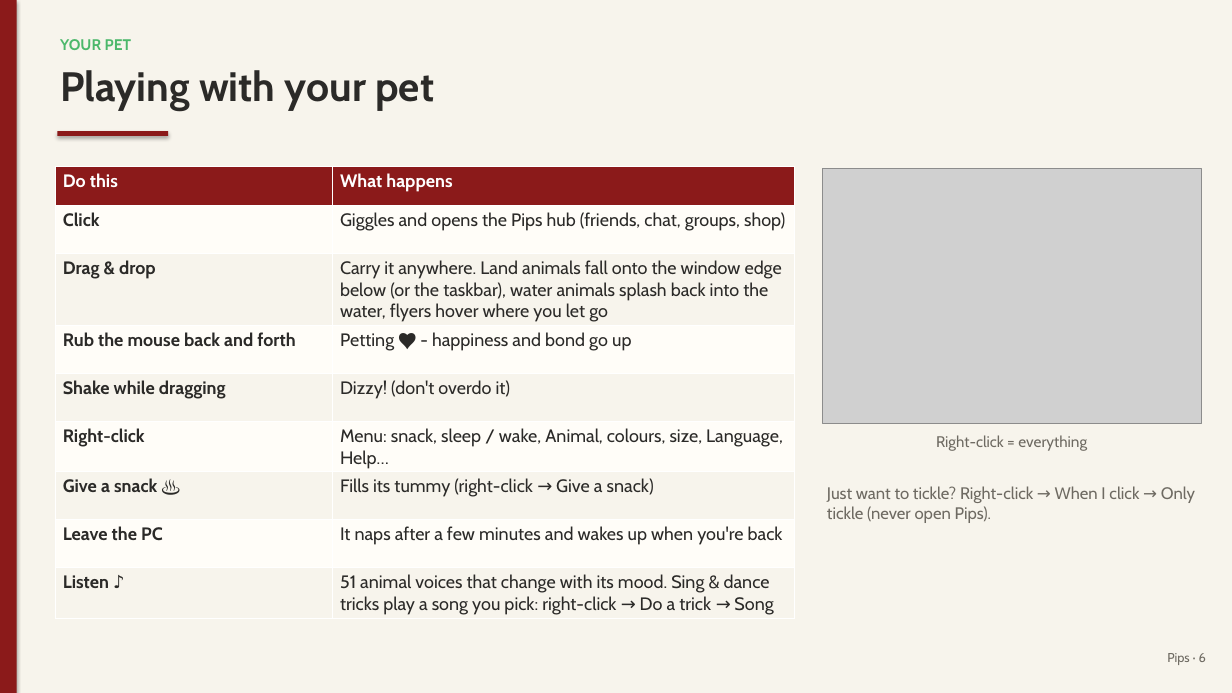
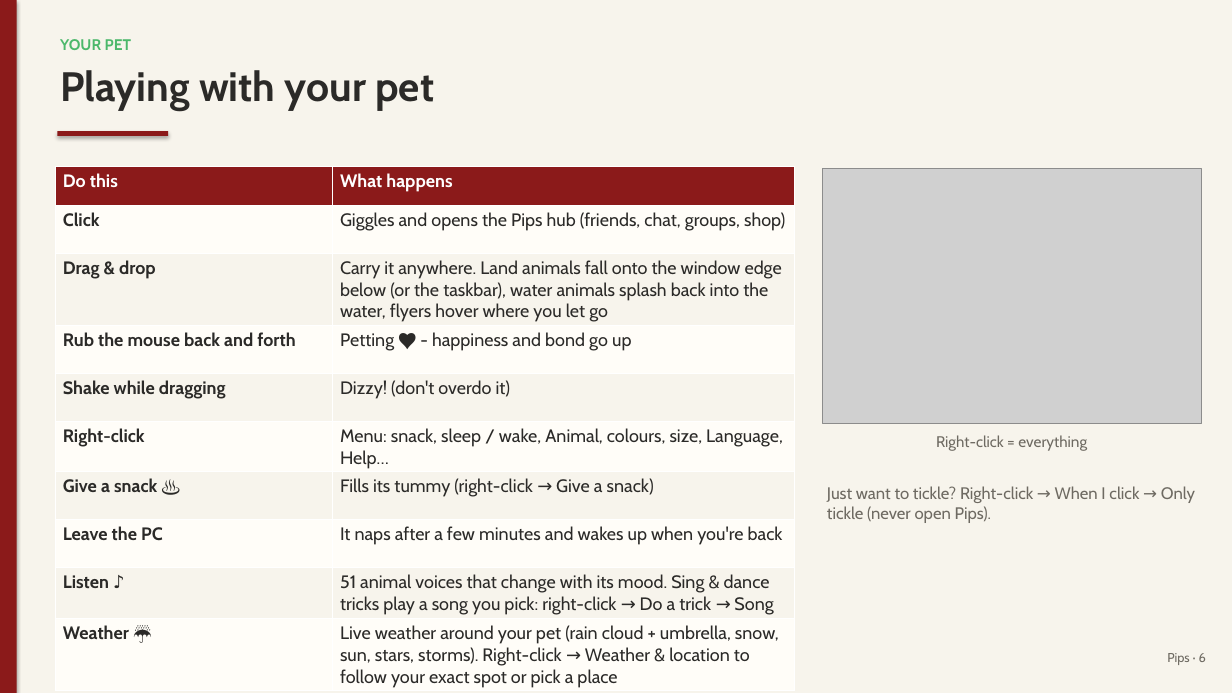
Before and after one commit to juw12/projects, a slide deck: slide 6 of apps/pips/web/download/Pips-Guide.pptx. Drawn at 1232x693 pixels with LibreOffice and Linux fonts; fonts in the diff are those of the drawing; grey boxes stand for pictures. Boxes give left, top, right and bottom in pixels: in the first picture for what was removed or moved away, otherwise in the second. Text is boxed around its words. In the diff, an @@ line names an element or a change of style, - is before the commit and + after.

Commit message:
pips 2.23.0: Weather on your desktop

```diff
--- a/apps/pips/web/download/Pips-Guide.pptx
+++ b/apps/pips/web/download/Pips-Guide.pptx
@@ table at (55,166,795,692) @@
+row 10: Weather ☔ | Live weather around your pet (rain cloud + umbrella, snow, sun, stars, storms). Right-click → Weather & location to follow your exact spot or pick a place
```
Also in this commit, not shown: 3 other slides changed, 13 other files.
